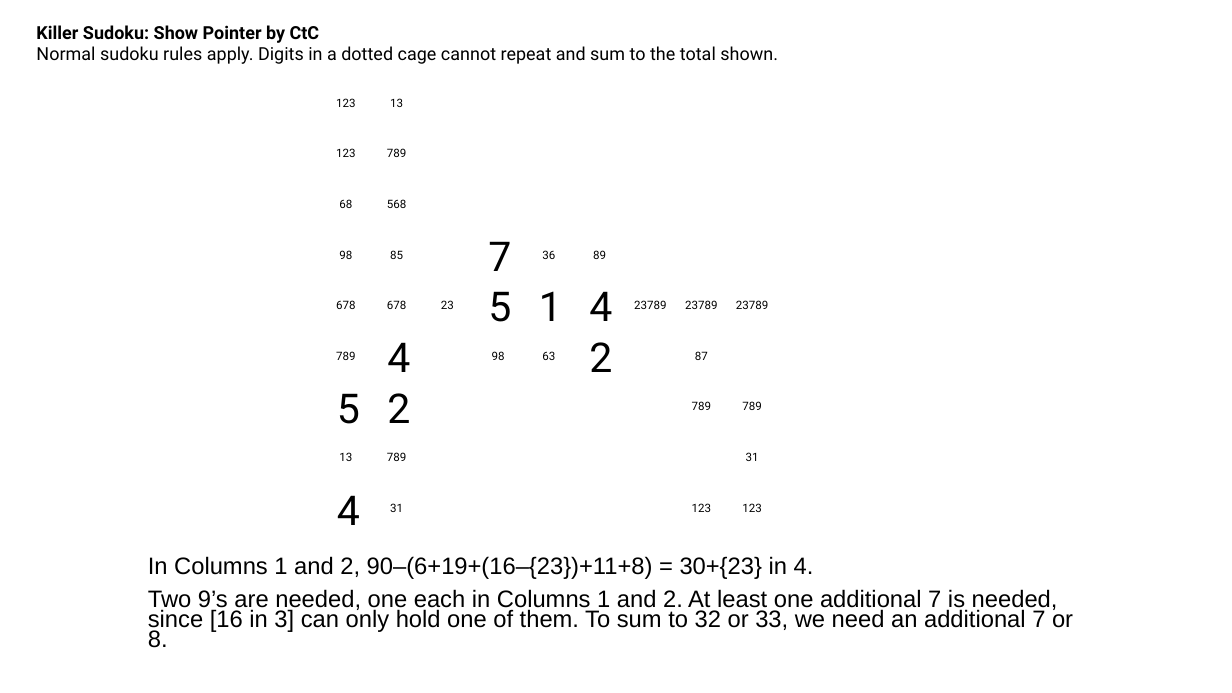
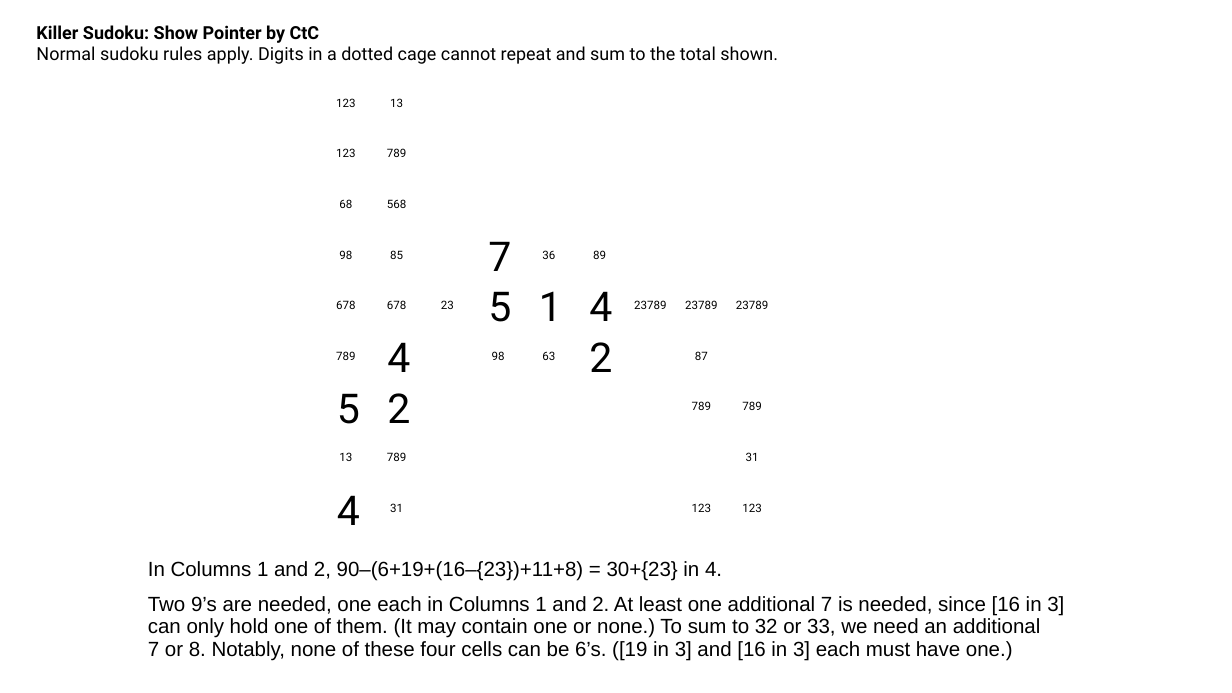
Before and after one commit to jhardis/WSJ_Number_Puzzles, a slide deck: slide 13 of 20261031_1.pptx (slide 14 before the commit). Drawn at 1232x693 pixels with LibreOffice and Linux fonts; fonts in the diff are those of the drawing; background and template pictures are left out. Boxes give left, top, right and bottom in pixels: in the first picture for what was removed or moved away, otherwise in the second. Text is boxed around its words. In the diff, an @@ line names an element or a change of style, - is before the commit and + after.

```diff
--- a/20261031_1.pptx
+++ b/20261031_1.pptx
@@ text at [148, 561, 722, 581]: size 18.5 to 16 pt in "In Columns 1 and 2, 90–(6+19+(16–{23})+11+8) = ..."; line spacing 0.7 to 0.9 @@
@@ text at [148, 596, 1064, 660]: text changed; size 18.5 to 16 pt @@
-Two 9’s are needed, one each in Columns 1 and 2. At least one additional 7 is needed, since [16 in 3] can only hold one of them. To sum to 32 or 33, we need an additional 7 or 8.
+Two 9’s are needed, one each in Columns 1 and 2. At least one additional 7 is needed, since [16 in 3] can only hold one of them. (It may contain one or none.) To sum to 32 or 33, we need an additional
+7 or 8. Notably, none of these four cells can be 6’s. ([19 in 3] and [16 in 3] each must have one.)
```
Also in this commit, not shown: 38 other slides changed, 1 slide added, 11 slides removed.
